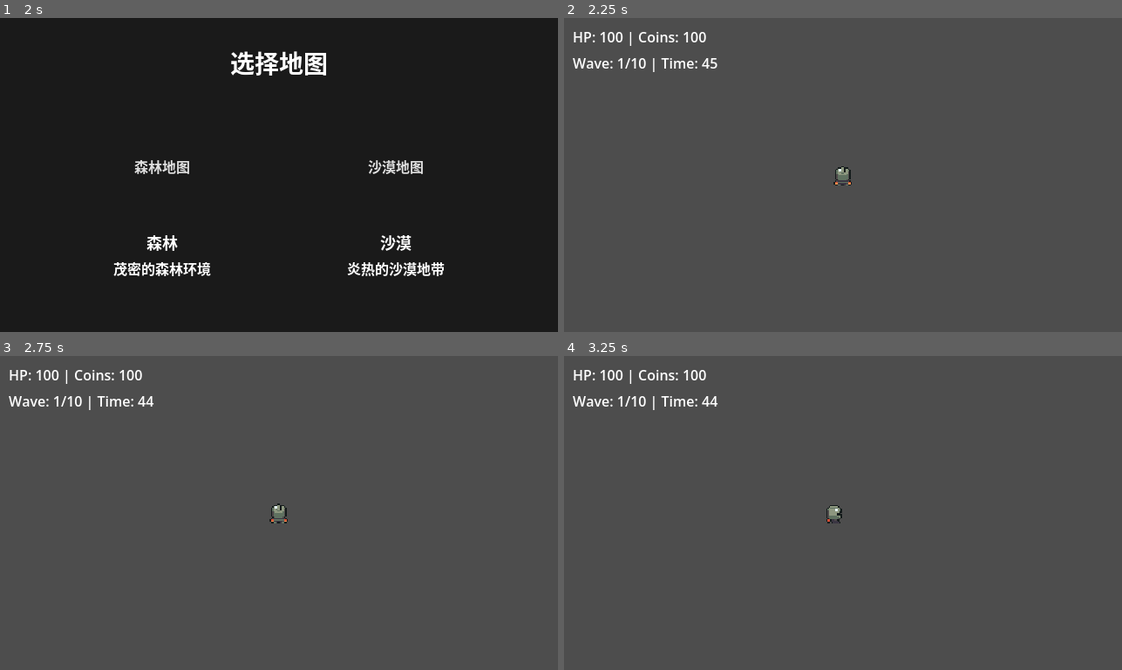
Above: before the commit, frames 1-4 (two rows, left to right).
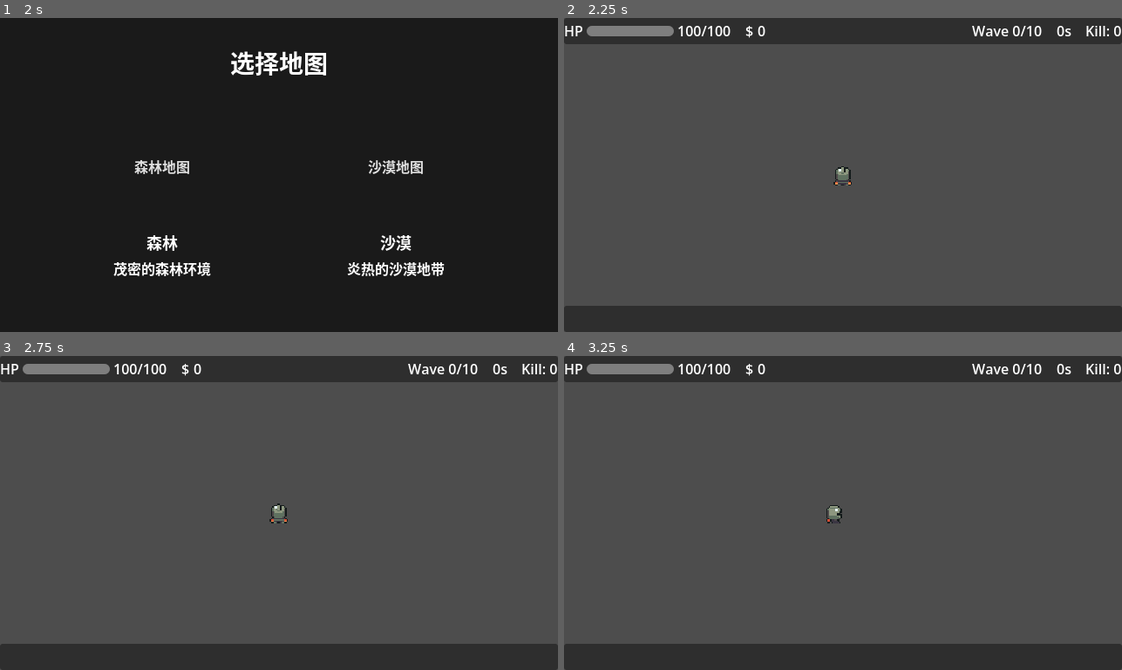
Above: after the commit, the same moments.

Repository: felang/utoland
Game: Godot game, scene res://scenes/ui/start_menu.tscn
The game is run twice, just before and just after one commit, with the same random seed, the same clock (stepped at 60 frames per second) and the same inputs.
Inputs (mouse positions are in pixels of both pictures, inside the frame that each line leads up to):
- Up to frame 1 (2 s): click "Start Game" at 0.5 s; click "选择" at 1.25 s
- Up to frame 2 (2.25 s): click "森林地图" at 2 s
- Up to frame 3 (2.75 s): no input
- Up to frame 4 (3.25 s): tap Enter at 2.75 s; move the mouse to (965, 497) at 2.77 s; hold D (move_right) from 2.78 s (still down); tap 1 at 2.85 s; click (965, 497) at 2.92 s

Frame 1 is identical in both runs. In frame 2, 17% of the frame differs, in the area x 0-100%, y 0-100%; in frame 3, 17%; in frame 4, 17%.
Error after the commit: Parse Error: Cannot infer the type of "current" variable because the value doesn't have a set type. (res://scripts/ui/hud.gd:36)

Commit message:
feat: HUD 重做 — HP进度条/颜色编码/Buff栏/击杀计数
Co-Authored-By: Claude Opus 4.6 <noreply@anthropic.com>

Diff:
--- a/scenes/ui/hud.tscn
+++ b/scenes/ui/hud.tscn
@@ -5,16 +5,80 @@
 [node name="HUD" type="CanvasLayer" unique_id=1731831904]
 script = ExtResource("1_0mwgc")
 
-[node name="HPLabel" type="Label" parent="." unique_id=79499495]
-offset_left = 10.0
-offset_top = 10.0
-offset_right = 68.0
-offset_bottom = 33.0
-text = "HP: 100"
+[node name="TopBar" type="PanelContainer" parent="."]
+anchors_preset = 10
+anchor_right = 1.0
+offset_bottom = 30.0
+grow_horizontal = 2
 
-[node name="TimerLabel" type="Label" parent="." unique_id=1404888428]
-offset_left = 10.0
-offset_top = 40.0
-offset_right = 89.0
-offset_bottom = 63.0
-text = "Time: 0:00"
+[node name="MarginContainer" type="MarginContainer" parent="TopBar"]
+layout_mode = 2
+
+[node name="HBoxContainer" type="HBoxContainer" parent="TopBar/MarginContainer"]
+layout_mode = 2
+theme_override_constants/separation = 16
+
+[node name="HPBar" type="HBoxContainer" parent="TopBar/MarginContainer/HBoxContainer"]
+layout_mode = 2
+theme_override_constants/separation = 4
+
+[node name="HPIcon" type="Label" parent="TopBar/MarginContainer/HBoxContainer/HPBar"]
+layout_mode = 2
+text = "HP"
+
+[node name="HPProgress" type="ProgressBar" parent="TopBar/MarginContainer/HBoxContainer/HPBar"]
+custom_minimum_size = Vector2(100, 12)
+layout_mode = 2
+size_flags_vertical = 4
+max_value = 100.0
+value = 100.0
+show_percentage = false
+
+[node name="HPText" type="Label" parent="TopBar/MarginContainer/HBoxContainer/HPBar"]
+layout_mode = 2
+text = "100/100"
+
+[node name="CoinDisplay" type="HBoxContainer" parent="TopBar/MarginContainer/HBoxContainer"]
+layout_mode = 2
+theme_override_constants/separation = 4
+
+[node name="CoinIcon" type="Label" parent="TopBar/MarginContainer/HBoxContainer/CoinDisplay"]
+layout_mode = 2
+text = "$"
+
+[node name="CoinText" type="Label" parent="TopBar/MarginContainer/HBoxContainer/CoinDisplay"]
+layout_mode = 2
+text = "0"
+
+[node name="Spacer" type="Control" parent="TopBar/MarginContainer/HBoxContainer"]
+layout_mode = 2
+size_flags_horizontal = 3
+
+[node name="WaveDisplay" type="Label" parent="TopBar/MarginContainer/HBoxContainer"]
+layout_mode = 2
+text = "Wave 0/10"
+
+[node name="TimerDisplay" type="Label" parent="TopBar/MarginContainer/HBoxContainer"]
+layout_mode = 2
+text = "0s"
+
+[node name="KillDisplay" type="Label" parent="TopBar/MarginContainer/HBoxContainer"]
+layout_mode = 2
+text = "Kill: 0"
+
+[node name="BottomBar" type="PanelContainer" parent="."]
+anchors_preset = 12
+anchor_top = 1.0
+anchor_right = 1.0
+anchor_bottom = 1.0
+offset_top = -30.0
+grow_horizontal = 2
+grow_vertical = 0
+
+[node name="MarginContainer" type="MarginContainer" parent="BottomBar"]
+layout_mode = 2
+
+[node name="BuffContainer" type="HBoxContainer" parent="BottomBar/MarginContainer"]
+layout_mode = 2
+alignment = 1
+theme_override_constants/separation = 8
--- a/scripts/ui/hud.gd
+++ b/scripts/ui/hud.gd
@@ -1,11 +1,19 @@
 extends CanvasLayer
 
-@onready var hp_label: Label = $HPLabel
-@onready var timer_label: Label = $TimerLabel
+@onready var hp_progress: ProgressBar = $TopBar/MarginContainer/HBoxContainer/HPBar/HPProgress
+@onready var hp_text: Label = $TopBar/MarginContainer/HBoxContainer/HPBar/HPText
+@onready var hp_icon: Label = $TopBar/MarginContainer/HBoxContainer/HPBar/HPIcon
+@onready var coin_icon: Label = $TopBar/MarginContainer/HBoxContainer/CoinDisplay/CoinIcon
+@onready var coin_text: Label = $TopBar/MarginContainer/HBoxContainer/CoinDisplay/CoinText
+@onready var wave_display: Label = $TopBar/MarginContainer/HBoxContainer/WaveDisplay
+@onready var timer_display: Label = $TopBar/MarginContainer/HBoxContainer/TimerDisplay
+@onready var kill_display: Label = $TopBar/MarginContainer/HBoxContainer/KillDisplay
+@onready var buff_container: HBoxContainer = $BottomBar/MarginContainer/BuffContainer
 
 var player: Node2D = null
 var _wave_time_left: float = 0.0
 var _is_wave_active: bool = false
+var _wave_kills: int = 0
 
 func _ready() -> void:
 	player = get_tree().get_first_node_in_group(Enums.Group.PLAYER)
@@ -13,20 +21,142 @@
 		push_warning("HUD: Player node not found in 'player' group")
 	EventBus.wave_started.connect(_on_wave_started)
 	EventBus.wave_completed.connect(_on_wave_completed)
+	_style_ui()
+	_update_buffs()
 
 func _process(delta: float) -> void:
+	_update_hp()
+	_update_coins()
+	_update_timer(delta)
+	_update_kills()
+
+func _update_hp() -> void:
+	if not player or not is_instance_valid(player):
+		return
+	var current := player.health.current_hp
+	var max_hp := player.health.max_hp
+	hp_progress.max_value = max_hp
+	hp_progress.value = current
+	hp_text.text = "%d/%d" % [int(current), int(max_hp)]
+	# HP 颜色编码：绿 → 黄 → 红
+	var ratio := current / max_hp if max_hp > 0 else 0.0
+	var color: Color
+	if ratio > 0.6:
+		color = UIConstants.COLOR_POSITIVE
+	elif ratio > 0.3:
+		color = UIConstants.COLOR_GOLD
+	else:
+		color = UIConstants.COLOR_ACCENT_DANGER
+	hp_text.add_theme_color_override("font_color", color)
+
+func _update_coins() -> void:
 	if player and is_instance_valid(player):
-		hp_label.text = "HP: %.0f | Coins: %d" % [player.health.current_hp, player.coins]
+		coin_text.text = str(player.coins)
 
+func _update_timer(delta: float) -> void:
 	if _is_wave_active:
 		_wave_time_left -= delta
 		if _wave_time_left < 0:
 			_wave_time_left = 0.0
-	timer_label.text = "Wave: %d/10 | Time: %.0f" % [GameData.current_wave, _wave_time_left]
+	var seconds := int(_wave_time_left)
+	timer_display.text = "%ds" % seconds
+	wave_display.text = "Wave %d/10" % GameData.current_wave
+	# 最后 5 秒变红
+	if _is_wave_active and seconds <= 5:
+		timer_display.add_theme_color_override("font_color", UIConstants.COLOR_ACCENT_DANGER)
+	else:
+		timer_display.add_theme_color_override("font_color", UIConstants.COLOR_TEXT_PRIMARY)
+
+func _update_kills() -> void:
+	kill_display.text = "Kill: %d" % _wave_kills
+
+func _style_ui() -> void:
+	# TopBar 半透明背景
+	var top_style := StyleBoxFlat.new()
+	top_style.bg_color = Color(0.0, 0.0, 0.0, 0.5)
+	top_style.content_margin_left = UIConstants.MARGIN_SCREEN
+	top_style.content_margin_right = UIConstants.MARGIN_SCREEN
+	top_style.content_margin_top = 4
+	top_style.content_margin_bottom = 4
+	$TopBar.add_theme_stylebox_override("panel", top_style)
+	# BottomBar 半透明背景
+	var bottom_style := StyleBoxFlat.new()
+	bottom_style.bg_color = Color(0.0, 0.0, 0.0, 0.3)
+	bottom_style.content_margin_left = UIConstants.MARGIN_SCREEN
+	bottom_style.content_margin_right = UIConstants.MARGIN_SCREEN
+	bottom_style.content_margin_top = 4
+	bottom_style.content_margin_bottom = 4
+	$BottomBar.add_theme_stylebox_override("panel", bottom_style)
+	# 字号和颜色
+	for label in [wave_display, timer_display, kill_display]:
+		label.add_theme_font_size_override("font_size", UIConstants.FONT_SIZE_BODY)
+		label.add_theme_color_override("font_color", UIConstants.COLOR_TEXT_PRIMARY)
+	hp_text.add_theme_font_size_override("font_size", UIConstants.FONT_SIZE_SMALL)
+	hp_icon.add_theme_font_size_override("font_size", UIConstants.FONT_SIZE_SMALL)
+	hp_icon.add_theme_color_override("font_color", UIConstants.COLOR_ACCENT_DANGER)
+	coin_text.add_theme_font_size_override("font_size", UIConstants.FONT_SIZE_BODY)
+	coin_text.add_theme_color_override("font_color", UIConstants.COLOR_GOLD)
+	coin_icon.add_theme_font_size_override("font_size", UIConstants.FONT_SIZE_BODY)
+	coin_icon.add_theme_color_override("font_color", UIConstants.COLOR_GOLD)
+
+func _update_buffs() -> void:
+	for child in buff_container.get_children():
+		child.queue_free()
+	var buffs: Array[String] = []
+	if GameData.pierce_count > 0:
+		buffs.append("穿甲x%d" % GameData.pierce_count)
+	if GameData.multishot_active:
+		buffs.append("弹幕")
+	if GameData.lifesteal_ratio > 0:
+		buffs.append("吸血%d%%" % int(GameData.lifesteal_ratio * 100))
+	if GameData.crit_chance > 0:
+		buffs.append("暴击%d%%" % int(GameData.crit_chance * 100))
+	if GameData.current_shield > 0:
+		buffs.append("护盾x%d" % GameData.current_shield)
+	if GameData.damage_reduction > 0:
+		buffs.append("减伤%d%%" % int(GameData.damage_reduction * 100))
+	if GameData.dodge_chance > 0:
+		buffs.append("闪避%d%%" % int(GameData.dodge_chance * 100))
+	if GameData.slow_aura_active:
+		buffs.append("减速光环")
+	if GameData.auto_dash_active:
+		buffs.append("冲刺")
+	if GameData.coin_magnet_mult > 1.0:
+		buffs.append("磁铁")
+	if GameData.split_count > 0:
+		buffs.append("分裂x%d" % GameData.split_count)
+	if GameData.bullet_speed_mult > 1.0:
+		buffs.append("弹速+")
+	if GameData.weapon_range_mult > 1.0:
+		buffs.append("射程+")
+	for buff_text in buffs:
+		var label := Label.new()
+		label.text = buff_text
+		label.add_theme_font_size_override("font_size", UIConstants.FONT_SIZE_SMALL)
+		label.add_theme_color_override("font_color", UIConstants.COLOR_TEXT_PRIMARY)
+		var panel := PanelContainer.new()
+		var style := StyleBoxFlat.new()
+		style.bg_color = Color(0.0, 0.0, 0.0, 0.6)
+		style.corner_radius_top_left = 6
+		style.corner_radius_top_right = 6
+		style.corner_radius_bottom_left = 6
+		style.corner_radius_bottom_right = 6
+		style.content_margin_left = 6
+		style.content_margin_right = 6
+		style.content_margin_top = 2
+		style.content_margin_bottom = 2
+		panel.add_theme_stylebox_override("panel", style)
+		panel.add_child(label)
+		buff_container.add_child(panel)
 
 func _on_wave_started(_wave_number: int, wave_data: WaveData) -> void:
 	_is_wave_active = true
 	_wave_time_left = wave_data.duration
+	_wave_kills = 0
+	_update_buffs()
 
 func _on_wave_completed(_wave_number: int) -> void:
 	_is_wave_active = false
+
+func add_kill() -> void:
+	_wave_kills += 1
